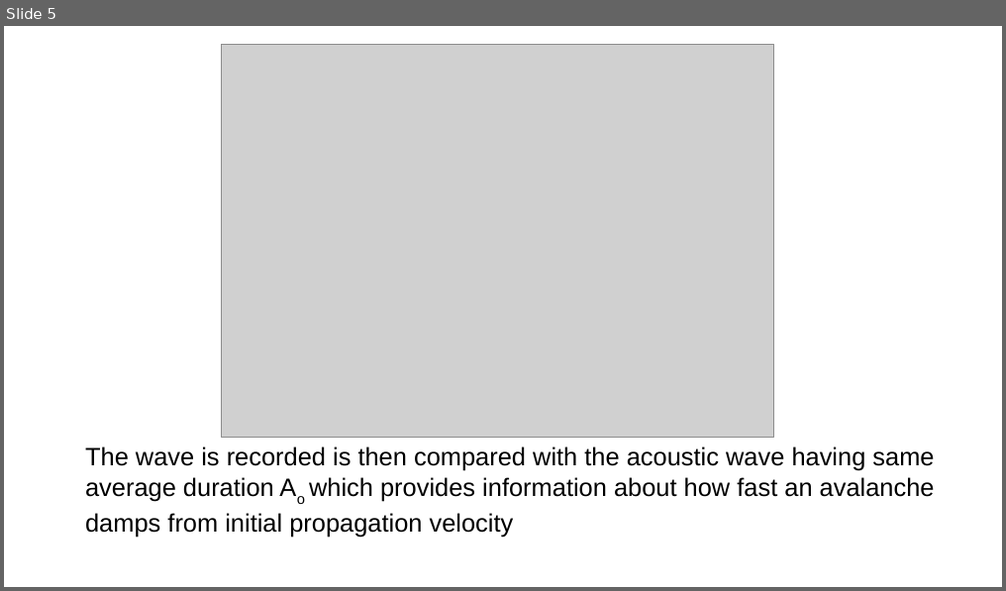
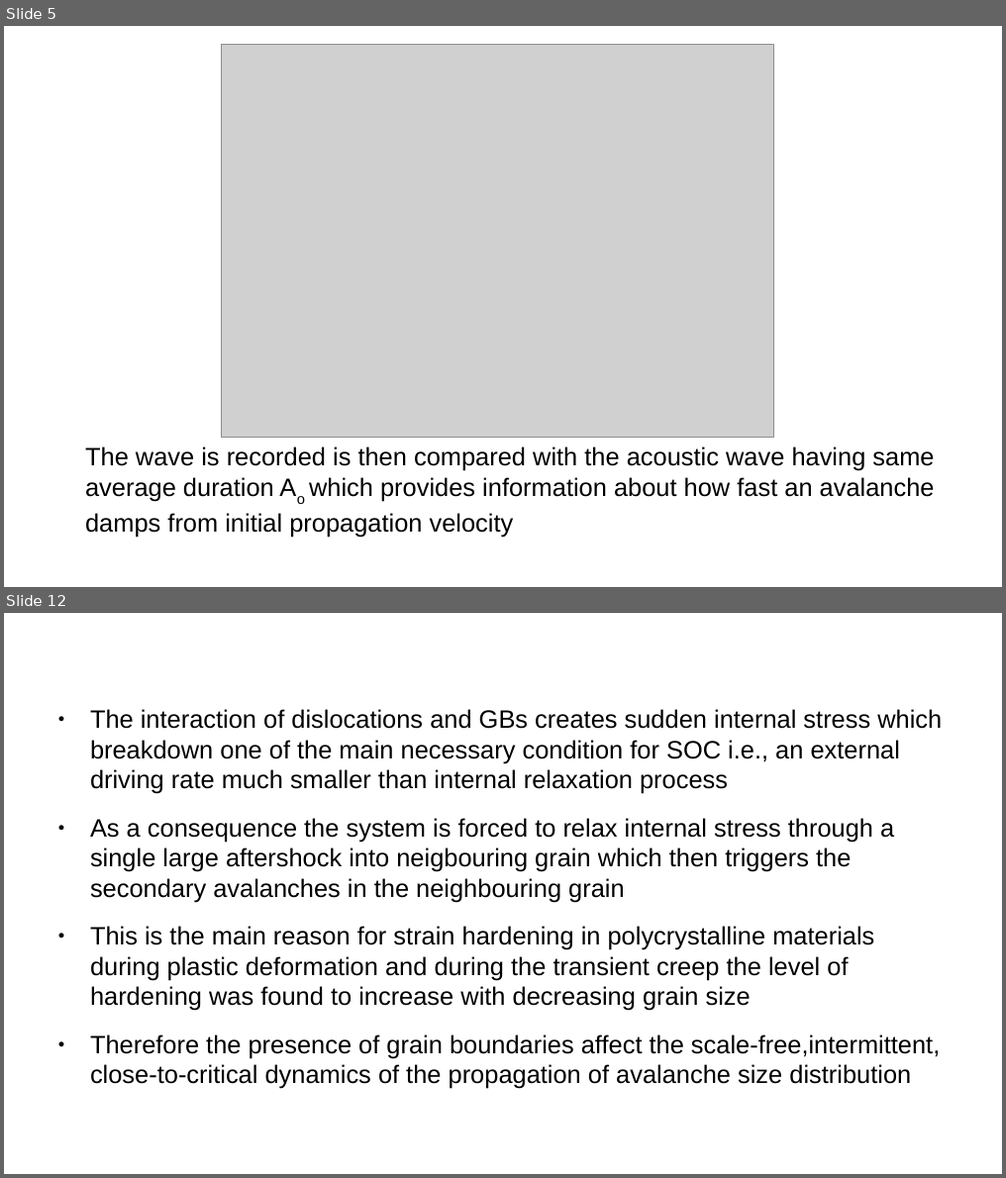
Before and after one commit to ARUN-PRAKASH-95/Journal-club, a slide deck: Presentation/Journalclub.odp. Shown one above the other, each under a label of ours: slide 5 before the commit, slides 5 and 12 after it; the slides between them are not shown. The pictures are 1006x591 and 1006x1178 pixels, drawn with LibreOffice and Linux fonts; fonts in the diff are those of the drawing; grey boxes stand for pictures. Boxes give left, top, right and bottom in pixels: in the first picture for what was removed or moved away, otherwise in the second. Text is boxed around its words. In the diff, an @@ line names an element or a change of style, - is before the commit and + after.

Commit message:
halfway through presentation

```diff
--- a/Presentation/Journalclub.odp
+++ b/Presentation/Journalclub.odp
@@ slide 12 added at [4, 613, 1002, 1174], background #FFFFFF @@
@@ text added at [90, 709, 942, 1089], 20 pt, text #000000 @@
+● The interaction of dislocations and GBs creates sudden internal stress which breakdown one of the main necessary condition for SOC i.e., an external driving rate much smaller than internal relaxation process
+● As a consequence the system is forced to relax internal stress through a single large aftershock into neigbouring grain which then triggers the secondary avalanches in the neighbouring grain
+● This is the main reason for strain hardening in polycrystalline materials during plastic deformation and during the transient creep the level of hardening was found to increase with decreasing grain size
+● Therefore the presence of grain boundaries affect the scale-free,intermittent, close-to-critical dynamics of the propagation of avalanche size distribution
```
Also in this commit, not shown: 2 slides changed, 6 other slides added, 3 other files.
